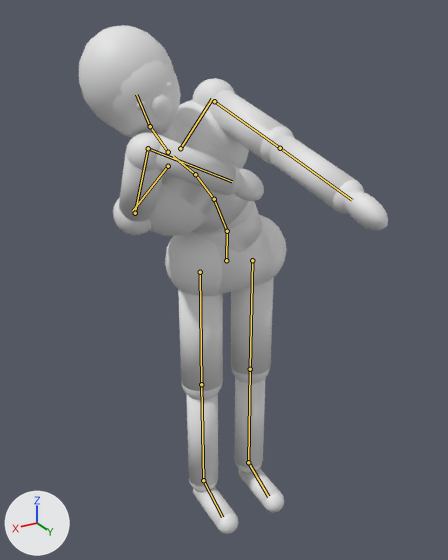
What one commit did to the glTF model previs/rig/mannequin.glb.
One viewpoint serves both versions: a camera (50 mm lens) standing at (0.978, 1.611, 1.689) and looking at (0.144, 0.221, 0.994). Arrows for +X, +Y and +Z are at lower left; the lights stay in place. The picture after the commit comes second. Both versions are drawn at frame 1 of the action 'leanout'; the numbers are the values there. The bones that change, and the others that lie on the model, are drawn over the model as lines.

Names of what the first picture shows: 'MannequinMesh'.
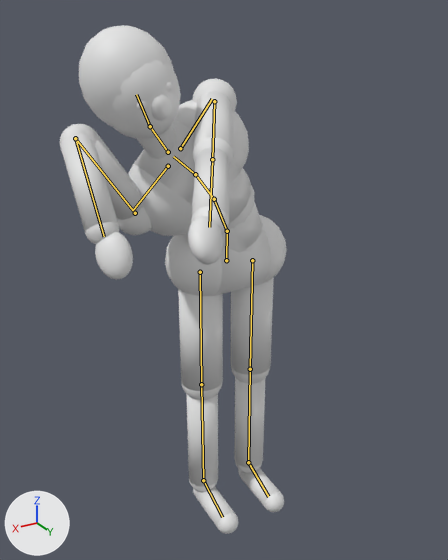
Changed parts and their boxes [x1, y1, x2, y2] in the pictures (448 x 560 px):
'MannequinMesh', posed (26% narrower): before [79, 25, 388, 534]; after [60, 25, 287, 534]
bone 'LeftArm', root to tip: before (214, 101) to (280, 148); after (214, 101) to (212, 159)
bone 'RightArm', root to tip: before (135, 213) to (148, 148); after (135, 213) to (75, 138)
bone 'RightForeArm', root to tip: before (148, 148) to (232, 181); after (75, 138) to (104, 236)

Edits to the bpy script that builds the scene:
```text
Change bone_leftarm:
    where bone_leftarm = bpy.data.objects['MannequinRig'].pose.bones['LeftArm']  # child of 'LeftShoulder'
    bone_leftarm.rotation_quaternion: (0.729, 0.676, 0.011, -0.109) -> (0.558, 0.753, 0.136, -0.322)  # degrees (85, 9, -8) -> degrees (103, 40, -12)
Change bone_rightarm:
    where bone_rightarm = bpy.data.objects['MannequinRig'].pose.bones['RightArm']  # child of 'RightShoulder'
    bone_rightarm.rotation_quaternion: (0.164, 0.893, -0.333, -0.254) -> (-0.082, 0.537, -0.035, -0.839)  # degrees (150, 20, -46) -> degrees (-4, 65, 166)
Change bone_rightforearm:
    where bone_rightforearm = bpy.data.objects['MannequinRig'].pose.bones['RightForeArm']  # child of 'RightArm'
    bone_rightforearm.rotation_quaternion: (0.55, -0.032, 0.0, 0.835) -> (0.511, -0.033, 0.0, 0.859)  # degrees (-2, 3, 113) -> degrees (-2, 3, 118)
```
